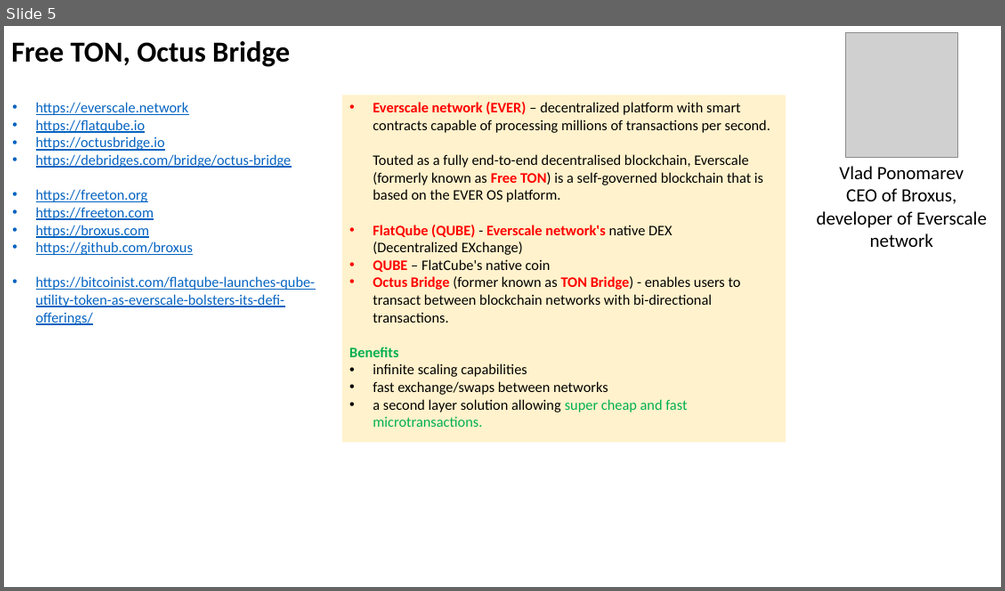
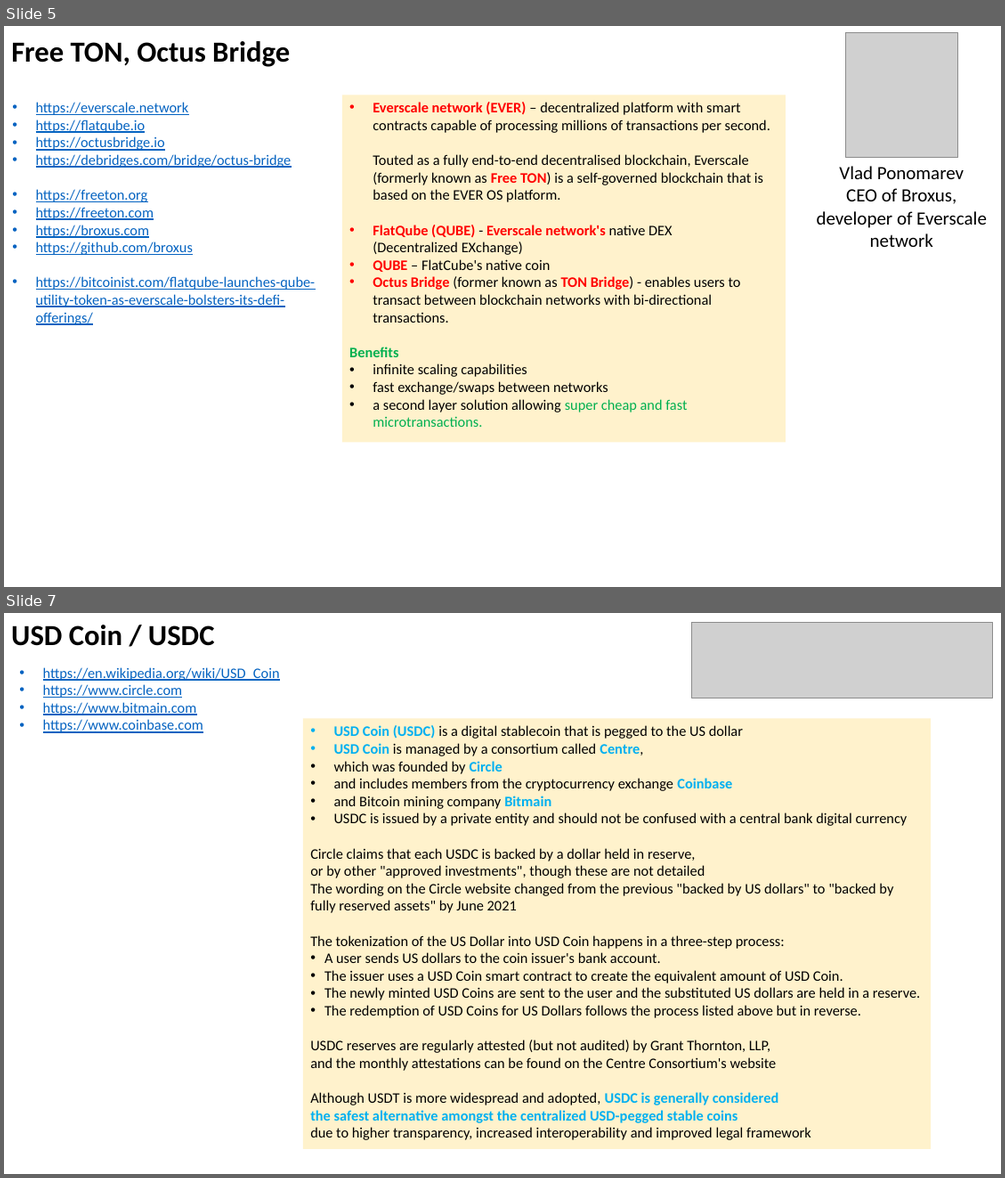
Before and after one commit to lselector/crypto, a slide deck: crypto_04_stable_coins.pptx. Shown one above the other, each under a label of ours: slide 5 before the commit, slides 5 and 7 after it; the slides between them are not shown. The pictures are 1005x591 and 1005x1178 pixels, drawn with LibreOffice and Linux fonts; fonts in the diff are those of the drawing; grey boxes stand for pictures. Boxes give left, top, right and bottom in pixels: in the first picture for what was removed or moved away, otherwise in the second. Text is boxed around its words. In the diff, an @@ line names an element or a change of style, - is before the commit and + after.

```diff
--- a/crypto_04_stable_coins.pptx
+++ b/crypto_04_stable_coins.pptx
@@ slide 7 added at <box>4,613,1001,1174</box>, background #FFFFFF @@
@@ text added at <box>11,625,215,646</box>, 28 pt, text #000000, bold @@
+USD Coin / USDC
@@ picture added at <box>691,622,993,698</box> @@
@@ text added at <box>43,667,280,733</box>, 14 pt, text #0563C1, underline @@
+• https://en.wikipedia.org/wiki/USD_Coin
+• https://www.circle.com
+• https://www.bitmain.com
+• https://www.coinbase.com
@@ rectangle added at <box>303,718,930,1149</box>, fill #FFF2CC, 14 pt, text #000000 @@
+• USD Coin (USDC) is a digital stablecoin that is pegged to the US dollar
+• USD Coin is managed by a consortium called Centre,
+• which was founded by Circle
+• and includes members from the cryptocurrency exchange Coinbase
+• and Bitcoin mining company Bitmain
+• USDC is issued by a private entity and should not be confused with a central bank digital currency
+Circle claims that each USDC is backed by a dollar held in reserve,
+or by other "approved investments", though these are not detailed
+The wording on the Circle website changed from the previous "backed by US dollars" to "backed by fully reserved assets" by June 2021
+The tokenization of the US Dollar into USD Coin happens in a three-step process:
+• A user sends US dollars to the coin issuer's bank account.
+• The issuer uses a USD Coin smart contract to create the equivalent amount of USD Coin.
+• The newly minted USD Coins are sent to the user and the substituted US dollars are held in a reserve.
+• The redemption of USD Coins for US Dollars follows the process listed above but in reverse.
+USDC reserves are regularly attested (but not audited) by Grant Thornton, LLP,
+and the monthly attestations can be found on the Centre Consortium's website
+Although USDT is more widespread and adopted, USDC is generally considered
+the safest alternative amongst the centralized USD-pegged stable coins
+due to higher transparency, increased interoperability and improved legal framework
```
Also in this commit, not shown: 4 slides changed, 1 other slide added, 2 other files.
